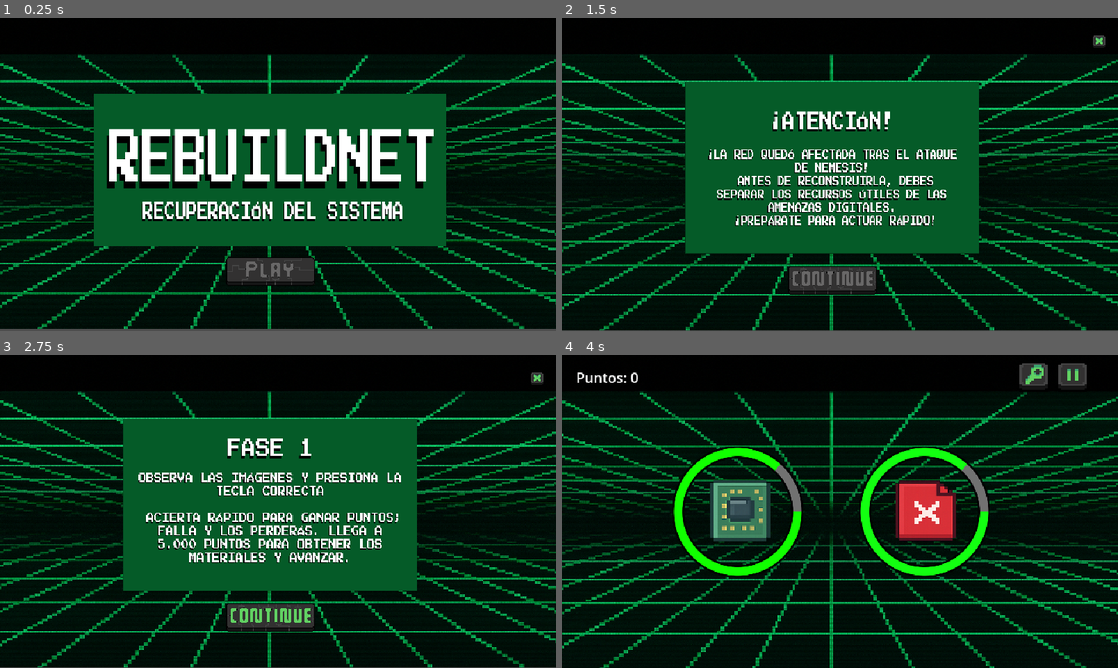
Above: before the commit, frames 1-4 (two rows, left to right).
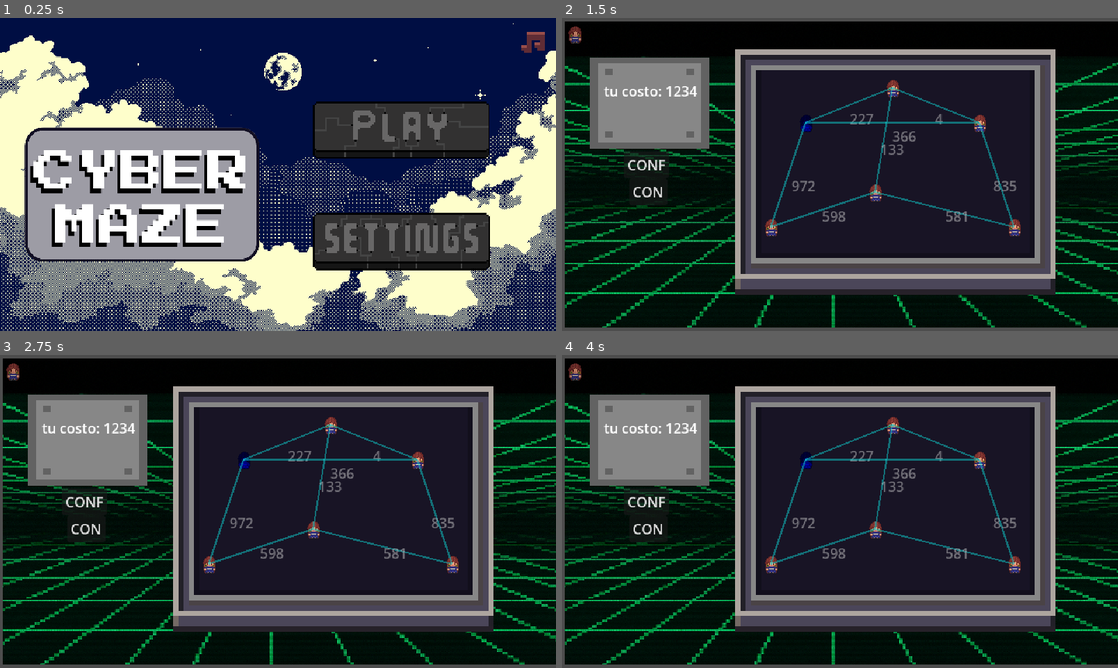
Above: after the commit, the same moments.

Repository: idpacheco/Laboratorio-2--EDD2
Game: Godot game, scene res://mainMenu/Scenes/main.tscn
Two runs of this game, one before a commit and one after it. Both use one fixed random seed, a clock stepped at 60 frames per second and the inputs below. Before the commit the project starts from res://Mision_3/inicio.tscn.
Inputs (mouse positions are in pixels of both pictures, inside the frame that each line leads up to):
- Up to frame 1 (0.25 s): no input
- Up to frame 2 (1.5 s): click (834, 271) at 0.52 s; click (962, 130) at 1.27 s
- Up to frame 3 (2.75 s): click (272, 617) at 2.02 s
- Up to frame 4 (4 s): click (834, 617) at 2.77 s; click (834, 617) at 3.52 s

The runs differ from the first frame. In frame 1, 97% of the frame differs, in the area x 0-100%, y 0-100%; in frame 2, 62%; in frame 3, 62%; in frame 4, 61%.

Commit message:
cambiando cositas

Diff:
--- a/Lab2-Datos2/Mision_3/Minijuego_Mision3/scenes/main_minigame_3.tscn
+++ b/Lab2-Datos2/Mision_3/Minijuego_Mision3/scenes/main_minigame_3.tscn
@@ -6,7 +6,6 @@
 [ext_resource type="Texture2D" uid="uid://cy7xka4wj23re" path="res://Mision_3/Minijuego_Mision3/assests/Buttons/pause_2.png" id="4_gyjrq"]
 [ext_resource type="Texture2D" uid="uid://bhkgjacb5msbt" path="res://Mision_3/Minijuego_Mision3/assests/Buttons/lupa_1.png" id="5_0eo0p"]
 [ext_resource type="Texture2D" uid="uid://dijvswi4bxfg0" path="res://Mision_3/Minijuego_Mision3/assests/Buttons/lupa_2.png" id="6_oiok3"]
-[ext_resource type="PackedScene" uid="uid://c7vmsc6ncj53h" path="res://Mision_3/Minijuego_Mision3/scenes/pausa.tscn" id="7_gyjrq"]
 
 [node name="Main_minigame3" type="Control"]
 layout_mode = 3
@@ -24,19 +23,22 @@
 texture = ExtResource("2_v4v3y")
 expand_mode = 1
 
+[node name="PauseButton" type="TextureButton" parent="."]
+layout_mode = 0
+offset_left = 594.0
+offset_top = 9.0
+offset_right = 614.0
+offset_bottom = 30.0
+texture_normal = ExtResource("3_fagts")
+texture_pressed = ExtResource("4_gyjrq")
+stretch_mode = 0
+
 [node name="ImgButton" type="TextureButton" parent="."]
-layout_mode = 1
-anchors_preset = 8
-anchor_left = 0.5
-anchor_top = 0.5
-anchor_right = 0.5
-anchor_bottom = 0.5
-offset_left = 204.0
-offset_top = -173.0
-offset_right = 241.0
-offset_bottom = -138.0
-grow_horizontal = 2
-grow_vertical = 2
+layout_mode = 0
+offset_left = 568.0
+offset_top = 9.0
+offset_right = 588.0
+offset_bottom = 30.0
 texture_normal = ExtResource("5_0eo0p")
 texture_pressed = ExtResource("6_oiok3")
 ignore_texture_size = true
@@ -51,28 +53,4 @@
 offset_bottom = 37.0
 text = "Score: "
 
-[node name="PauseButton" type="TextureButton" parent="."]
-process_mode = 3
-layout_mode = 1
-anchors_preset = 8
-anchor_left = 0.5
-anchor_top = 0.5
-anchor_right = 0.5
-anchor_bottom = 0.5
-offset_left = 249.0
-offset_top = -173.0
-offset_right = 286.0
-offset_bottom = -138.0
-grow_horizontal = 2
-grow_vertical = 2
-texture_normal = ExtResource("3_fagts")
-texture_pressed = ExtResource("4_gyjrq")
-stretch_mode = 0
-
 [node name="PauseLayer" type="CanvasLayer" parent="."]
-
-[node name="Pausa" parent="PauseLayer" instance=ExtResource("7_gyjrq")]
-visible = false
-
-[connection signal="pressed" from="ImgButton" to="." method="_on_img_button_pressed"]
-[connection signal="pressed" from="PauseButton" to="." method="_on_pause_button_pressed"]
--- a/Lab2-Datos2/Mision_3/Mision 3/scenes/main_mision_3.tscn
+++ b/Lab2-Datos2/Mision_3/Mision 3/scenes/main_mision_3.tscn
@@ -44,10 +44,10 @@
 expand_mode = 1
 
 [node name="BotonConectar" type="Button" parent="UI"]
-offset_left = 76.0
-offset_top = 186.0
-offset_right = 120.0
-offset_bottom = 217.0
+offset_left = 77.0
+offset_top = 184.0
+offset_right = 121.0
+offset_bottom = 215.0
 text = "CON"
 
 [node name="BotonVerOptima" type="Button" parent="UI"]
@@ -59,9 +59,9 @@
 text = "VER"
 
 [node name="BotonConfirmar" type="Button" parent="UI"]
-offset_left = 76.0
+offset_left = 71.0
 offset_top = 153.0
-offset_right = 128.0
+offset_right = 123.0
 offset_bottom = 184.0
 text = "CONF"
 
--- a/Lab2-Datos2/Mision_4/Scripts/main.gd
+++ b/Lab2-Datos2/Mision_4/Scripts/main.gd
@@ -241,9 +241,7 @@
 				return true
 	return false
 
-# ---------------------------------
-# 🔍 Mostrar algoritmo visual
-# ---------------------------------
+# Mostrar algoritmo visual
 func show_algorithm_mode():
 	print("🔍 Visualizando Ford-Fulkerson...")
 	saved_player_flows.clear()
--- a/Lab2-Datos2/project.godot
+++ b/Lab2-Datos2/project.godot
@@ -11,10 +11,17 @@
 [application]
 
 config/name="Lab2-Datos2"
-run/main_scene="uid://c7br6s33tl2f4"
+run/main_scene="uid://bughfyso16oex"
 config/features=PackedStringArray("4.4", "Forward Plus")
 config/icon="res://icon.svg"
 <<<<<<<Updatedupstreamrun/main_scene="uid://bughfyso16oex"
+
+[autoload]
+
+Global="*res://mainMenu/Scripts/global.gd"
+AudioManager="*res://mainMenu/Assets/Audio/AudioManager.tscn"
+Settings="*res://mainMenu/Scripts/Settings.gd"
+SceneTransitions="*res://mainMenu/Scripts/scene_transitions.gd"
 
 [display]
 
Not shown: 1 places in Lab2-Datos2/Mision_3/Minijuego_Mision3/scenes/main_minigame_3.tscn that only renumber resources
Not shown: 1 places in Lab2-Datos2/default_bus_layout.tres that only renumber resources
